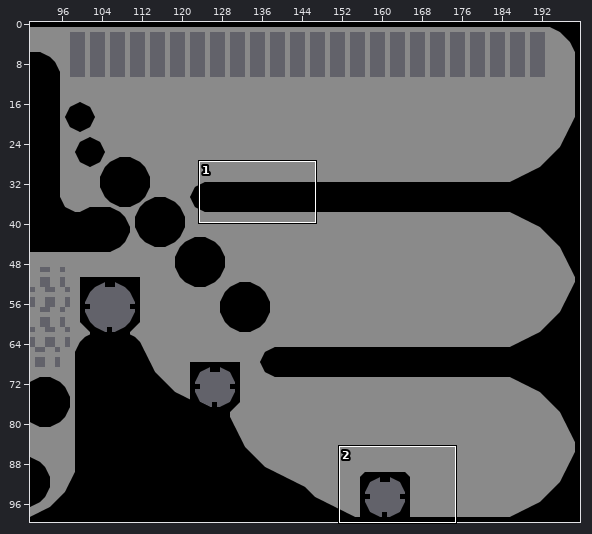
Two versions of a level (Tiled map (JSON), docs/map/pixel-hill-zone.json). The picture above shows the old version from afar; the outline marks the close-up.
Close-up. Earlier state:
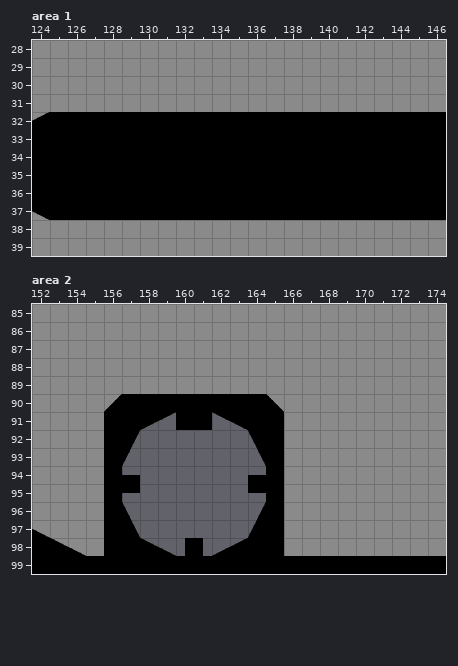
Cells are 32x32 px. Shown: area 1 x 124..146, y 28..39; area 2 x 152..174, y 85..99. The commit also changed other parts of the map, which this record leaves out.
After the commit:
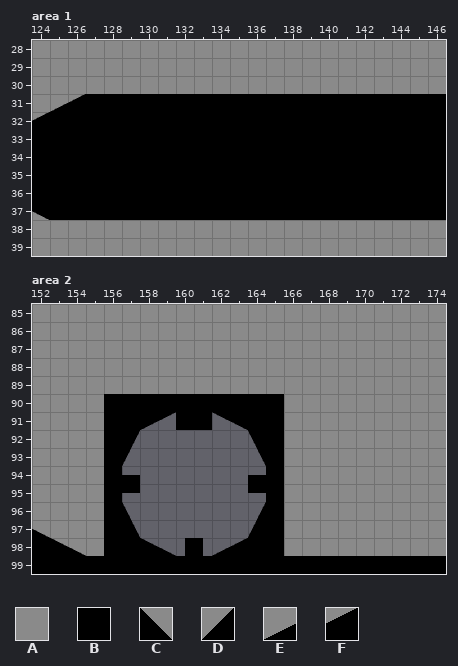
Key: from "testTiles2": A 0, B 1, C 2, D 23, E 26, F 27.
_ is an empty cell.
Edits made:
Layer "Base", area 1:
Tile B replaces tile A in row 31 at x 127 to 146.
Tile E replaces tile A in row 31 at x 125.
Tile F replaces tile A in row 31 at x 126.
Layer "Base", area 2:
Tile B replaces tile C in row 90 at x 165.
Tile B replaces tile D in row 90 at x 156.
